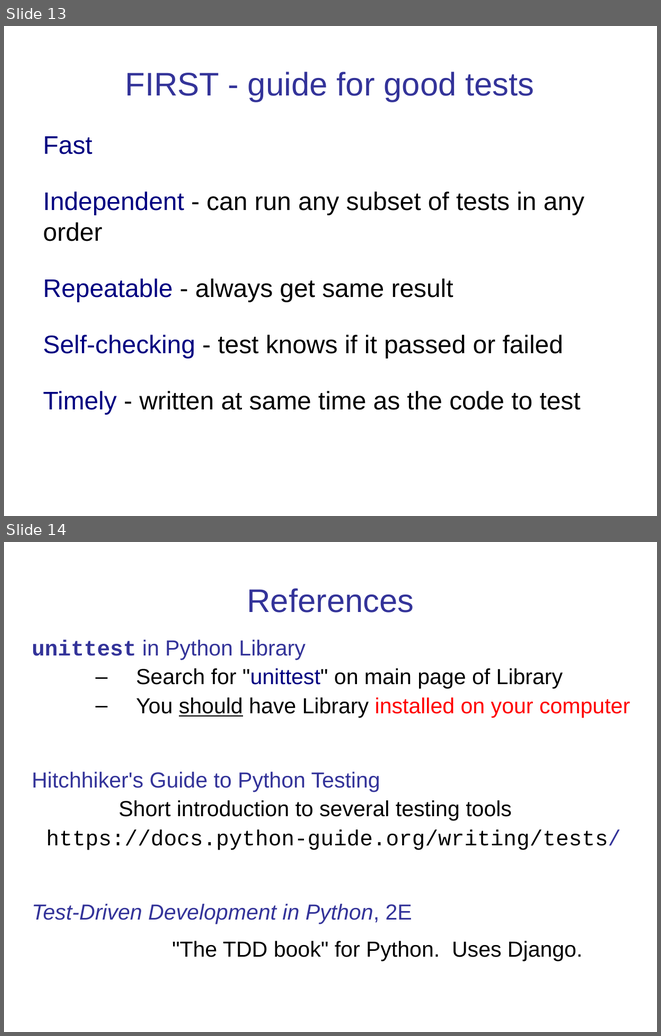
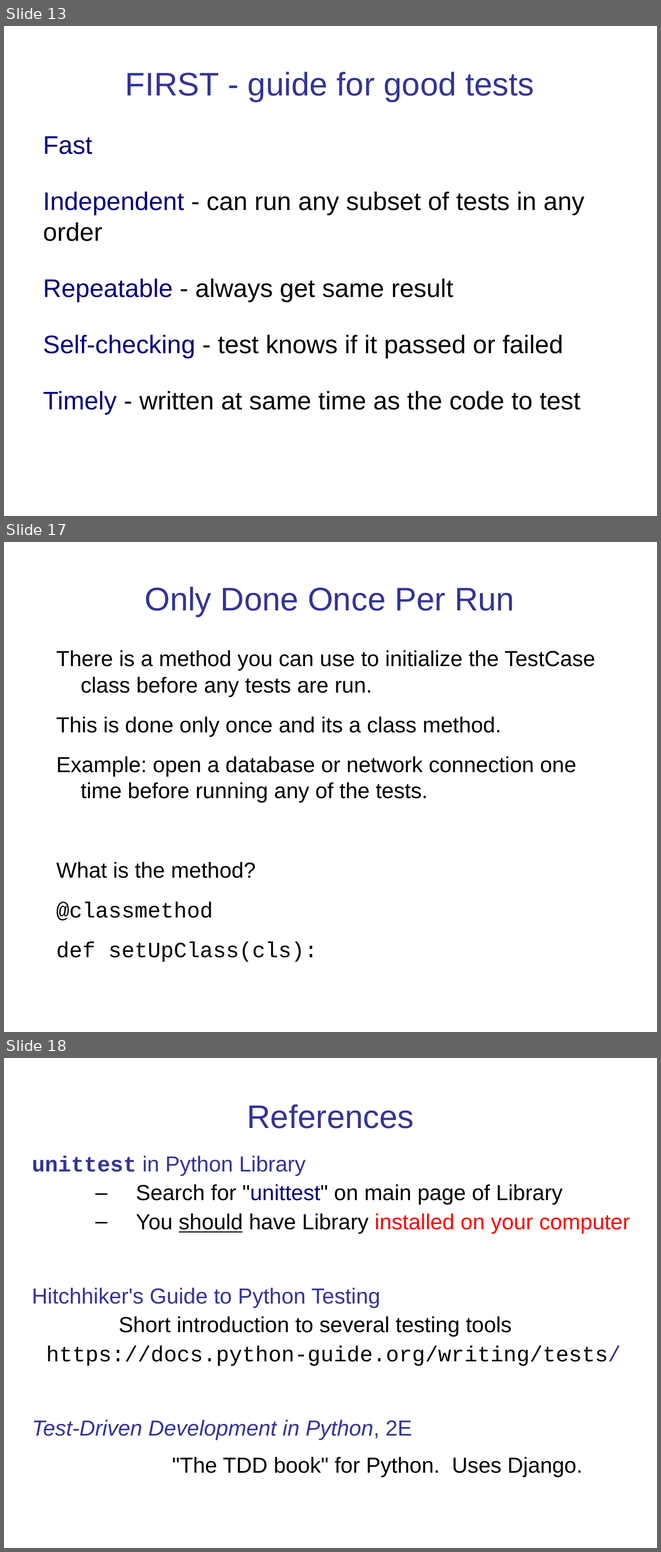
Before and after one commit to cpske/ISP, a slide deck: testing/Intro-to-Unit-Testing.ppt. Shown one above the other, each under a label of ours: slides 13 and 14 before the commit, slides 13, 17 and 18 after it; the slides between them are not shown. The pictures are 661x1036 and 661x1552 pixels, drawn with LibreOffice and Linux fonts; fonts in the diff are those of the drawing. Boxes give left, top, right and bottom in pixels: in the first picture for what was removed or moved away, otherwise in the second. Text is boxed around its words. In the diff, an @@ line names an element or a change of style, - is before the commit and + after.

```diff
--- a/testing/Intro-to-Unit-Testing.ppt
+++ b/testing/Intro-to-Unit-Testing.ppt
@@ slide 17 added at [4, 542, 657, 1032], background #FFFFFF @@
@@ title added at [144, 587, 514, 617], 36 pt, text #333399 @@
+Only Done Once Per Run
@@ text added at [56, 650, 595, 962], 24 pt, text #000000 @@
+There is a method you can use to initialize the TestCase class before any tests are run.
+This is done only once and its a class method.
+Example: open a database or network connection one time before running any of the tests.
+What is the method?
+@classmethod
+def setUpClass(cls):
@@ what was slide 14 is now slide 18 @@
```
Also in this commit, not shown: 2 slides changed, 3 other slides added, 5 other files.
